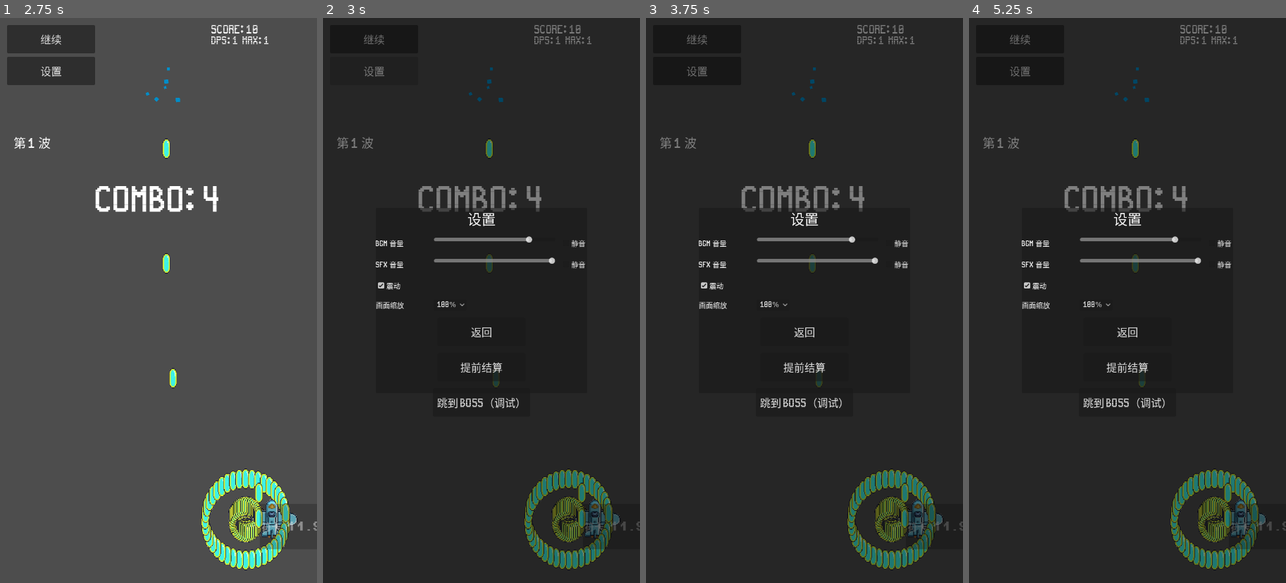
Above: before the commit, frames 1-4 (left to right).
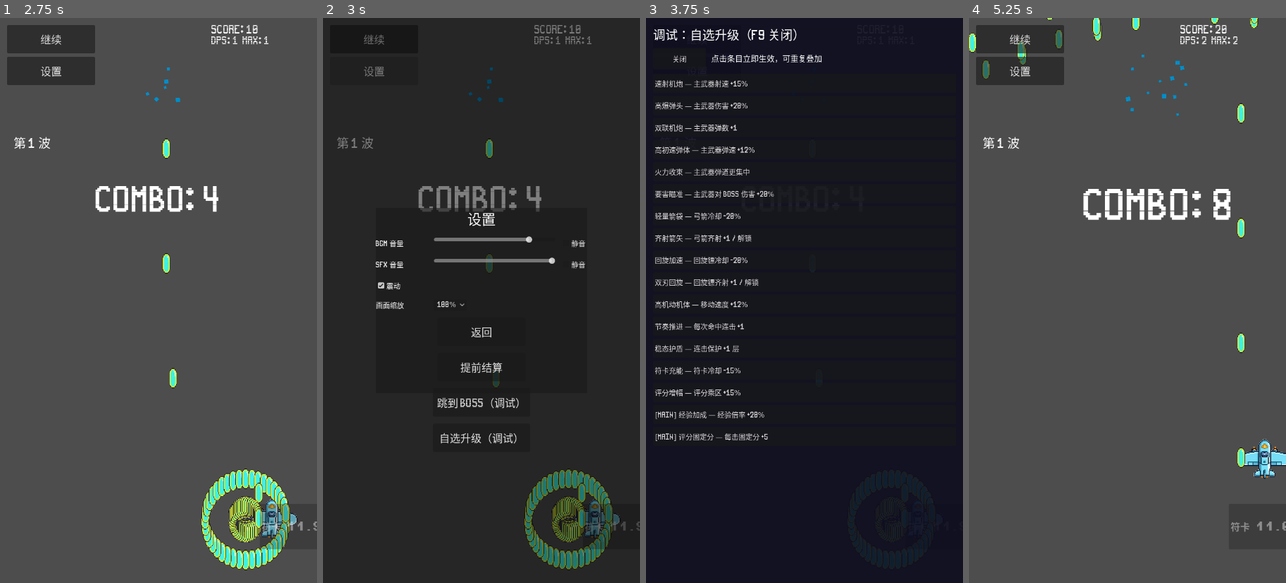
Above: after the commit, the same moments.

Repository: qingzhixing/plane-war
Game: Godot game, scene res://scenes/Main.tscn
Same seed, same stepped clock (60 frames per second), same inputs: the game is played once before the commit and once after it. Sound files missing from this copy of the repository are replaced by a short silence.
Inputs (mouse positions are in pixels of both pictures, inside the frame that each line leads up to):
- Up to frame 1 (2.75 s): click "暂停" at 0.5 s; click "继续" at 1.25 s; tap Enter at 2 s; move the mouse to (228, 272) at 2.02 s; hold D from 2.03 s (still down); tap P at 2.1 s; click (228, 272) at 2.17 s; tap Space at 2.27 s
- Up to frame 2 (3 s): release D at 2.75 s; click "设置" at 2.75 s
- Up to frame 3 (3.75 s): click (804, 436) at 3.5 s, where only the run after the commit has a clickable "自选升级（调试）"
- Up to frame 4 (5.25 s): click (1003, 57) at 4.25 s, where only the run after the commit has a clickable "关闭"; drag from (1064, 328) to (1133, 147) at 5.02 s

Frame 1 is identical in both runs. In frame 2, 0.2% of the frame differs, in the area x 37-62%, y 73-76%; in frame 3, 9.0%; in frame 4, 97%, in the area x 0-100%, y 0-100%.

Commit message:
📦 NEW: 调试自选升级面板 F9 / 设置入口
Made-with: Cursor

Diff:
--- a/scenes/Main.tscn
+++ b/scenes/Main.tscn
@@ -11,6 +11,7 @@
 [ext_resource type="PackedScene" uid="uid://enemyelite01" path="res://scenes/enemies/EnemyElite01.tscn" id="9_enemy_elite"]
 [ext_resource type="Script" uid="uid://blvlemxi3ji3w" path="res://scripts/boss_hud.gd" id="10_boss_hud"]
 [ext_resource type="Theme" uid="uid://6gltwgxumk04" path="res://assets/theme/default_ui_theme.tres" id="11_ui_theme"]
+[ext_resource type="Script" path="res://scripts/debug_upgrade_picker.gd" id="12_debug_upgrades"]
 
 [node name="Main" type="Node2D" unique_id=1713390434]
 script = ExtResource("6_main")
@@ -169,4 +170,8 @@
 process_mode = 3
 script = ExtResource("10_boss_hud")
 
+[node name="DebugUpgradePicker" type="CanvasLayer" parent="."]
+process_mode = 4
+script = ExtResource("12_debug_upgrades")
+
 [connection signal="timeout" from="EnemySpawner/Timer" to="EnemySpawner" method="_on_spawn_timeout"]
--- /dev/null
+++ b/scripts/debug_upgrade_picker.gd
@@ -0,0 +1,145 @@
+extends CanvasLayer
+## 调试：F9 打开，从完整列表任选升级，直接 apply_upgrade，不推进波次/升级流程。
+
+const _THEME: Theme = preload("res://assets/theme/default_ui_theme.tres")
+
+# 与 UpgradeUI + Main.apply_upgrade 对齐；含仅 Main 处理的词条
+const _ALL: Array[Dictionary] = [
+	{"id": "fire_rate", "name": "速射机炮", "desc": "主武器射速 +15%"},
+	{"id": "damage_percent", "name": "高爆弹头", "desc": "主武器伤害 +20%"},
+	{"id": "multi_shot", "name": "双联机炮", "desc": "主武器弹数 +1"},
+	{"id": "bullet_speed", "name": "高初速弹体", "desc": "主武器弹速 +12%"},
+	{"id": "spread_focus", "name": "火力收束", "desc": "主武器弹道更集中"},
+	{"id": "boss_hunter", "name": "要害瞄准", "desc": "主武器对 Boss 伤害 +20%"},
+	{"id": "arrow_cooldown", "name": "轻量箭袋", "desc": "弓箭冷却 -20%"},
+	{"id": "arrow_multi", "name": "齐射箭矢", "desc": "弓箭齐射 +1 / 解锁"},
+	{"id": "boomerang_cooldown", "name": "回旋加速", "desc": "回旋镖冷却 -20%"},
+	{"id": "boomerang_multi", "name": "双刃回旋", "desc": "回旋镖齐射 +1 / 解锁"},
+	{"id": "move_speed", "name": "高机动机体", "desc": "移动速度 +12%"},
+	{"id": "combo_boost", "name": "节奏推进", "desc": "每次命中连击 +1"},
+	{"id": "combo_guard", "name": "稳态护盾", "desc": "连击保护 +1 层"},
+	{"id": "bomb_cooldown", "name": "符卡充能", "desc": "符卡冷却 -15%"},
+	{"id": "score_up", "name": "评分增幅", "desc": "评分乘区 +15%"},
+	{"id": "exp_up", "name": "[Main] 经验加成", "desc": "经验倍率 +20%"},
+	{"id": "score_flat", "name": "[Main] 评分固定分", "desc": "每击固定分 +5"},
+]
+
+var _main: Node
+var _root: Control
+var _open: bool = false
+
+
+func _ready() -> void:
+	process_mode = Node.PROCESS_MODE_ALWAYS
+	layer = 120
+	visible = false
+	_main = get_parent()
+	_build_ui()
+
+
+func _unhandled_input(event: InputEvent) -> void:
+	if event is InputEventKey and event.pressed and not event.echo:
+		var e := event as InputEventKey
+		if e.keycode == KEY_F9:
+			_toggle()
+			get_viewport().set_input_as_handled()
+
+
+func _toggle() -> void:
+	if _open:
+		_close()
+	else:
+		_open_panel()
+
+
+func _open_panel() -> void:
+	if _main == null:
+		return
+	# 若正在正式三选一升级，避免叠两层
+	var upgrade_ui := _main.get_node_or_null("UpgradeUI") as CanvasLayer
+	if upgrade_ui != null and upgrade_ui.visible:
+		return
+	_open = true
+	visible = true
+	get_tree().paused = true
+
+
+func _close() -> void:
+	_open = false
+	visible = false
+	get_tree().paused = false
+
+
+func _build_ui() -> void:
+	_root = Control.new()
+	_root.set_anchors_preset(Control.PRESET_FULL_RECT)
+	_root.set_offsets_preset(Control.PRESET_FULL_RECT)
+	_root.theme = _THEME
+	add_child(_root)
+
+	var dim := ColorRect.new()
+	dim.color = Color(0.05, 0.05, 0.12, 0.92)
+	dim.set_anchors_preset(Control.PRESET_FULL_RECT)
+	dim.set_offsets_preset(Control.PRESET_FULL_RECT)
+	_root.add_child(dim)
+
+	var margin := MarginContainer.new()
+	margin.set_anchors_preset(Control.PRESET_FULL_RECT)
+	margin.set_offsets_preset(Control.PRESET_FULL_RECT)
+	margin.add_theme_constant_override("margin_left", 16)
+	margin.add_theme_constant_override("margin_right", 16)
+	margin.add_theme_constant_override("margin_top", 16)
+	margin.add_theme_constant_override("margin_bottom", 16)
+	_root.add_child(margin)
+
+	var vbox := VBoxContainer.new()
+	vbox.add_theme_constant_override("separation", 10)
+	margin.add_child(vbox)
+
+	var title := Label.new()
+	title.text = "调试：自选升级（F9 关闭）"
+	title.add_theme_font_size_override("font_size", 28)
+	vbox.add_child(title)
+
+	var row := HBoxContainer.new()
+	row.add_theme_constant_override("separation", 12)
+	vbox.add_child(row)
+
+	var close_btn := Button.new()
+	close_btn.text = "关闭"
+	close_btn.custom_minimum_size = Vector2(120, 48)
+	close_btn.pressed.connect(_close)
+	row.add_child(close_btn)
+
+	var hint := Label.new()
+	hint.text = "点击条目立即生效，可重复叠加"
+	hint.add_theme_font_size_override("font_size", 18)
+	hint.size_flags_horizontal = Control.SIZE_EXPAND_FILL
+	row.add_child(hint)
+
+	var scroll := ScrollContainer.new()
+	scroll.size_flags_vertical = Control.SIZE_EXPAND_FILL
+	scroll.custom_minimum_size = Vector2(0, 400)
+	vbox.add_child(scroll)
+
+	var list := VBoxContainer.new()
+	list.add_theme_constant_override("separation", 6)
+	list.size_flags_horizontal = Control.SIZE_EXPAND_FILL
+	scroll.add_child(list)
+
+	for u in _ALL:
+		var id: String = u["id"]
+		var b := Button.new()
+		b.text = "%s — %s" % [u["name"], u["desc"]]
+		b.alignment = HORIZONTAL_ALIGNMENT_LEFT
+		b.custom_minimum_size = Vector2(0, 44)
+		b.pressed.connect(_on_pick.bind(id))
+		list.add_child(b)
+
+
+func _on_pick(upgrade_id: String) -> void:
+	if _main != null and _main.has_method("apply_upgrade"):
+		_main.apply_upgrade(upgrade_id)
+	var audio := get_tree().get_first_node_in_group("audio_manager")
+	if audio != null and audio.has_method("play_power_up"):
+		audio.play_power_up()
--- a/scripts/settings_ui.gd
+++ b/scripts/settings_ui.gd
@@ -160,6 +160,14 @@
 	skip_boss_button.pressed.connect(_on_skip_to_boss_pressed)
 	vbox.add_child(skip_boss_button)
 
+	var debug_upgrades_button := Button.new()
+	debug_upgrades_button.text = "自选升级（调试）"
+	debug_upgrades_button.custom_minimum_size = Vector2(220, 64)
+	debug_upgrades_button.size_flags_horizontal = Control.SIZE_SHRINK_CENTER
+	debug_upgrades_button.add_theme_font_size_override("font_size", 24)
+	debug_upgrades_button.pressed.connect(_on_debug_upgrades_pressed)
+	vbox.add_child(debug_upgrades_button)
+
 	_load_extra_settings()
 
 
@@ -198,6 +206,17 @@
 		visible = false
 		get_tree().paused = false
 		main._debug_skip_to_boss()
+
+
+func _on_debug_upgrades_pressed() -> void:
+	var main := get_tree().current_scene
+	if main == null:
+		return
+	var picker := main.get_node_or_null("DebugUpgradePicker")
+	if picker != null and picker.has_method("_open_panel"):
+		visible = false
+		get_tree().paused = false
+		picker._open_panel()
 
 
 func _get_audio_manager() -> Node:
